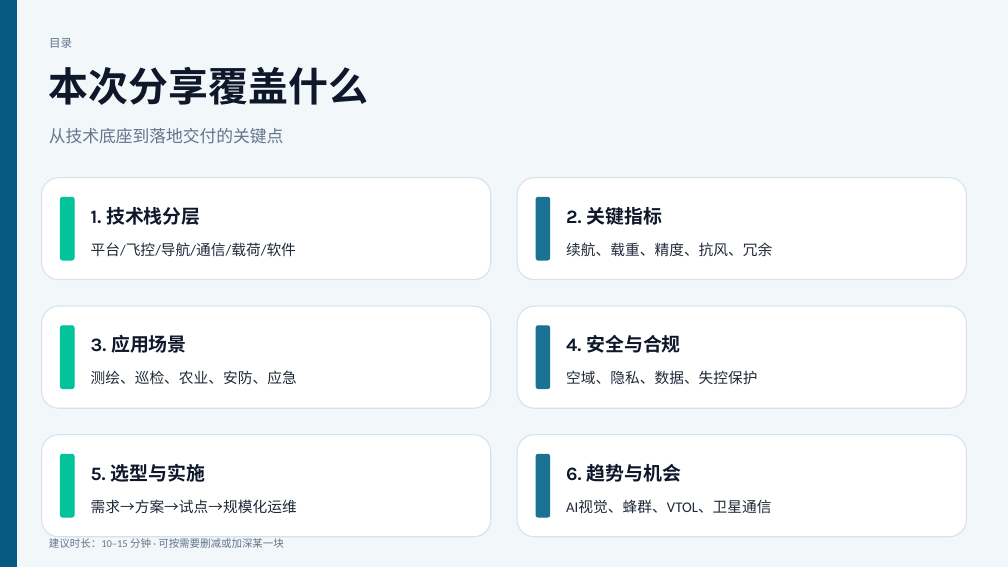
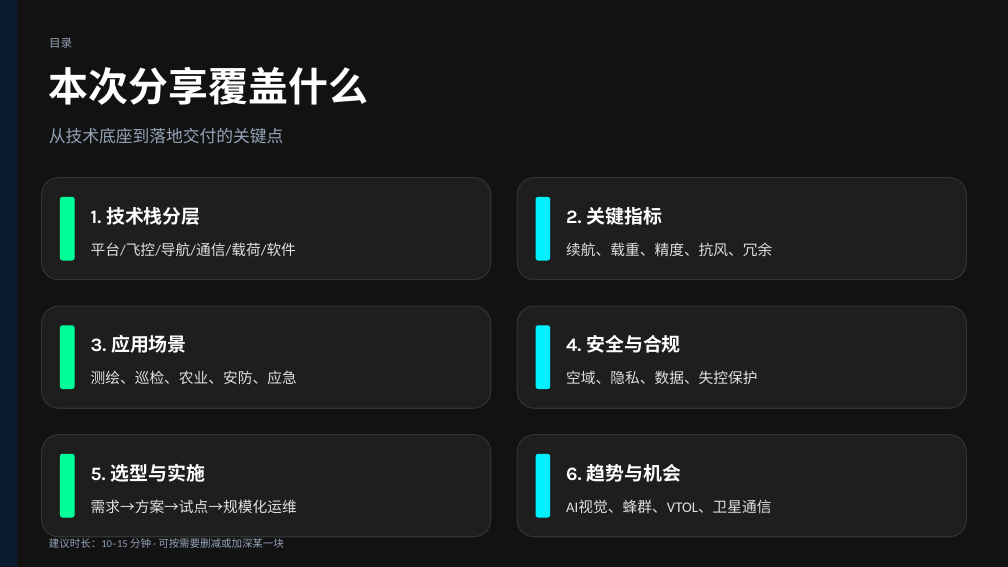
Before and after one commit to MrPluto0/MrPluto0, a slide deck: slide 2 of 无人机_概览.pptx. Drawn at 1008x567 pixels with LibreOffice and Linux fonts; fonts in the diff are those of the drawing. Boxes give left, top, right and bottom in pixels: in the first picture for what was removed or moved away, otherwise in the second. Text is boxed around its words. In the diff, an @@ line names an element or a change of style, - is before the commit and + after.

```diff
--- a/无人机_概览.pptx
+++ b/无人机_概览.pptx
@@ background #F2F7FA to #121212 @@
@@ rectangle at (0, 0, 17, 567): fill #065A82 to #0A1A2F; outline #065A82 1 pt to #0A1A2F 1 pt @@
@@ fill #FFFFFF to #1E1E1E; outline #D6E1EA 1 pt to #333333 1 pt in 6 elements at (42, 178, 491, 280), (517, 178, 966, 280), (42, 306, 491, 408), (517, 306, 966, 408), (42, 435, 491, 537), (517, 435, 966, 537) @@
@@ fill #02C39A to #00FF99; outline #02C39A 1 pt to #00FF99 1 pt in 3 elements at (60, 197, 74, 260), (60, 326, 74, 389), (60, 454, 74, 517) @@
@@ fill #1C7293 to #00F0FF; outline #1C7293 1 pt to #00F0FF 1 pt in 3 elements at (536, 197, 550, 260), (536, 326, 550, 389), (536, 454, 550, 517) @@
@@ text colour #0F172A to #FFFFFF in 7 elements at (49, 67, 368, 105), (91, 207, 200, 225), (566, 207, 662, 225), (91, 335, 187, 353), (566, 335, 680, 353), (91, 464, 204, 482), (566, 464, 681, 482) @@
@@ text colour #1F2937 to #E0E0E0 in 6 elements at (91, 242, 296, 256), (566, 242, 772, 256), (91, 370, 297, 384), (566, 370, 757, 384), (91, 499, 297, 513), (566, 499, 771, 513) @@
@@ text colour #64748B to #94A3B8 in 3 elements at (49, 38, 72, 48), (49, 128, 283, 144), (49, 538, 284, 548) @@
```
Also in this commit, not shown: 9 other slides changed, 1 slide added, 3 other files.
